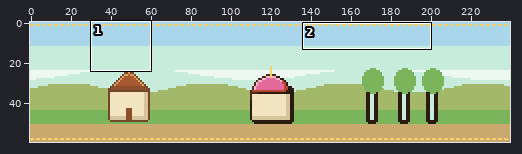
Two states of a pixel-art file, opus-test-run/aseprite/banner-EE.aseprite. Above, an overview of the earlier version with the close-up marked.
Close-up. Earlier state:
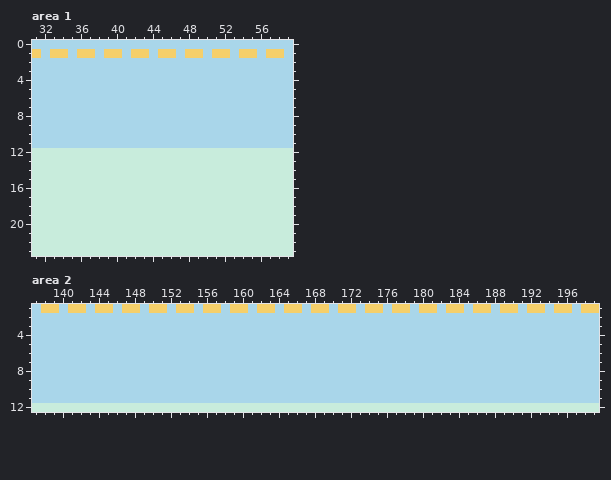
240x60 pixels, 1 frame. Shown: area 1: x 31..59, y 0..23; area 2: x 137..199, y 1..12.
And afterwards:
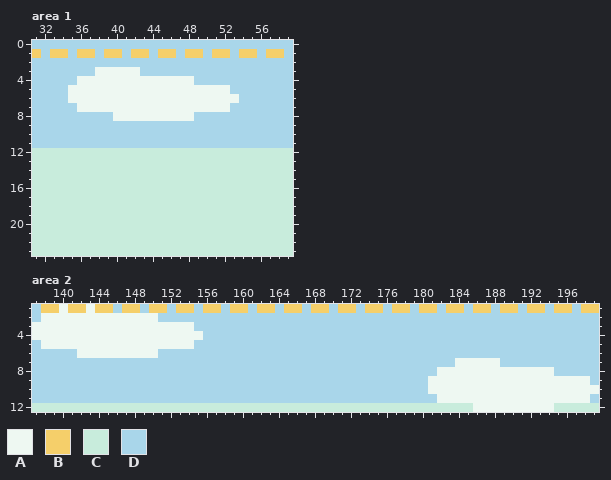
Palette (. is transparent): A #eef8f2  B #f5cf6a  C #c8ecdc  D #a9d6ea
The edit:
Area 1, layer "sky":
y 3: x 38..42 DDDDD -> AAAAA
y 4: x 36..48 DDDDDDDDDDDDD -> AAAAAAAAAAAAA
y 5: x 35..52 DDDDDDDDDDDDDDDDDD -> AAAAAAAAAAAAAAAAAA
y 6: x 35..53 DDDDDDDDDDDDDDDDDDD -> AAAAAAAAAAAAAAAAAAA
y 7: x 36..52 DDDDDDDDDDDDDDDDD -> AAAAAAAAAAAAAAAAA
y 8: x 40..48 DDDDDDDDD -> AAAAAAAAA
Area 2, layer "sky":
y 1: x 140 D -> A; x 143 D -> A
y 2: x 138..150 DDDDDDDDDDDDD -> AAAAAAAAAAAAA
y 3: x 137..154 DDDDDDDDDDDDDDDDDD -> AAAAAAAAAAAAAAAAAA
y 4: x 137..155 DDDDDDDDDDDDDDDDDDD -> AAAAAAAAAAAAAAAAAAA
y 5: x 138..154 DDDDDDDDDDDDDDDDD -> AAAAAAAAAAAAAAAAA
y 6: x 142..150 DDDDDDDDD -> AAAAAAAAA
y 7: x 184..188 DDDDD -> AAAAA
y 8: x 182..194 DDDDDDDDDDDDD -> AAAAAAAAAAAAA
y 9: x 181..198 DDDDDDDDDDDDDDDDDD -> AAAAAAAAAAAAAAAAAA
y 10: x 181..199 DDDDDDDDDDDDDDDDDDD -> AAAAAAAAAAAAAAAAAAA
y 11: x 182..198 DDDDDDDDDDDDDDDDD -> AAAAAAAAAAAAAAAAA
y 12: x 186..194 CCCCCCCCC -> AAAAAAAAA
